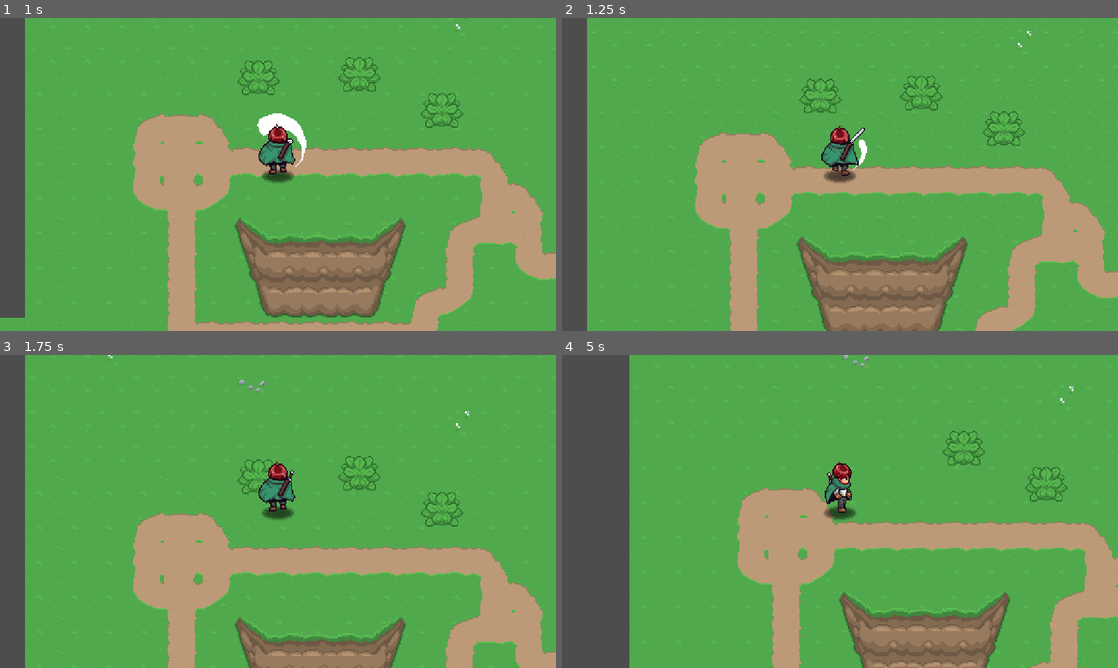
Above: before the commit, frames 1-4 (two rows, left to right).
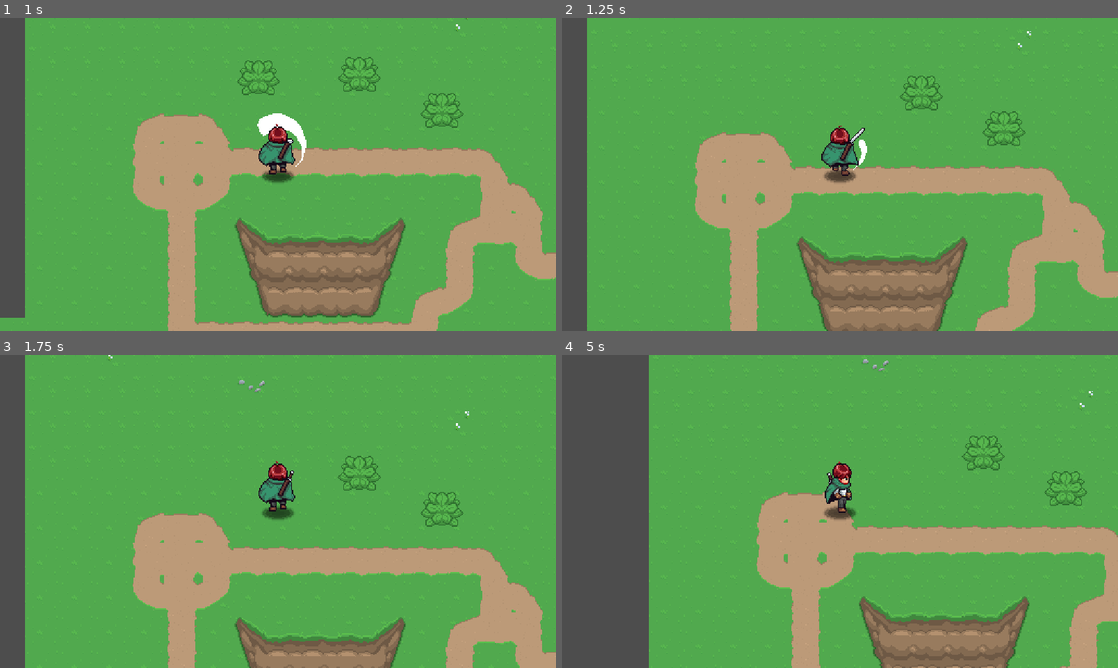
Above: after the commit, the same moments.

Repository: admiralbolt/godot-practice
Game: Godot game, scene res://playground.tscn
The game is run twice, just before and just after one commit, with the same random seed, the same clock (stepped at 60 frames per second) and the same inputs. This scene is started directly instead of the project's main scene.
Inputs:
- Up to frame 1 (1 s): hold W (up) from 0.53 s (still down); hold J (attack) from 0.53 s (still down)
- Up to frame 2 (1.25 s): keep holding W (up); keep holding J (attack)
- Up to frame 3 (1.75 s): keep holding W (up); release J (attack) at 1.28 s; tap J (attack) at 1.35 s
- Up to frame 4 (5 s): release W (up) at 2.03 s; hold J (attack) 2.03-2.78 s; hold A (left) 2.03-3.53 s; tap J (attack) at 2.85, 4.35 s; hold S (down) 3.53-4.28 s; hold J (attack) 3.53-4.28 s; hold D (right) from 4.28 s (still down)

Frame 1 is identical in both runs. In frame 2, 0.1% of the frame differs, in the area x 42-51%, y 19-31%; in frame 3, less than 0.1%; in frame 4, 15%, in the area x 12-100%, y 0-100%.

Commit message:
Animated hitbox!

Diff:
--- a/michael-aarpg/player.gd
+++ b/michael-aarpg/player.gd
@@ -8,7 +8,7 @@
 @onready var attack_effect: Sprite2D = %AttackEffectSprite
 @onready var animation_tree: AnimationTree = $AnimationTree
 @onready var interactions: Node2D = $Interactions
-@onready var hurt_box: HurtBox = $Interactions/HurtBox
+@onready var hurt_box: HurtBox = %AttackHurtBox
 
 func _ready() -> void:
   animation_tree.active = true
@@ -43,19 +43,15 @@
   animation_tree.set("parameters/attack/attack_effect/blend_position", direction)
   sprite.scale.x = -1 if direction.x < 0 else 1
   attack_effect.scale.x = -1 if direction.x < 0 else 1
+  interactions.scale.x = -1 if direction.x < 0 else 1
 
 # All of this below is a hack because of the AnimationTree.
 # It seems like using the animation tree to track state was actually a bad
 # call, but here we are.
 func enter(started: StringName) -> void:
   if started == "attack_up" or started == "attack_down":
-    await get_tree().create_timer(0.075).timeout
-    print(facing.angle() * 180 / PI)
-    interactions.rotation_degrees = (facing.angle() * 180 / PI) - 90
-    print(interactions.rotation_degrees)
     hurt_box.monitoring = true
 
 func exit(finished: StringName) -> void:
   if finished == "attack_up" or finished == "attack_down":
-    await get_tree().create_timer(0.075).timeout
     hurt_box.monitoring = false
--- a/michael-aarpg/player.tscn
+++ b/michael-aarpg/player.tscn
@@ -71,6 +71,18 @@
 "transitions": PackedFloat32Array(1),
 "update": 0,
 "values": [Vector2(0, 0)]
+}
+tracks/5/type = "value"
+tracks/5/imported = false
+tracks/5/enabled = true
+tracks/5/path = NodePath("Interactions/AttackHurtBox:position")
+tracks/5/interp = 1
+tracks/5/loop_wrap = true
+tracks/5/keys = {
+"times": PackedFloat32Array(0),
+"transitions": PackedFloat32Array(1),
+"update": 0,
+"values": [Vector2(0, 16)]
 }
 
 [sub_resource type="Animation" id="Animation_b26j0"]
@@ -103,6 +115,18 @@
 "times": PackedFloat32Array(0)
 }
 tracks/1/use_blend = true
+tracks/2/type = "value"
+tracks/2/imported = false
+tracks/2/enabled = true
+tracks/2/path = NodePath("Interactions/AttackHurtBox:position")
+tracks/2/interp = 1
+tracks/2/loop_wrap = true
+tracks/2/keys = {
+"times": PackedFloat32Array(0, 0.1, 0.2),
+"transitions": PackedFloat32Array(1, 1, 1),
+"update": 0,
+"values": [Vector2(30, -28), Vector2(24, -6), Vector2(-8, 14)]
+}
 
 [sub_resource type="Animation" id="Animation_ivps1"]
 resource_name = "attack_effect_down"
@@ -290,6 +314,18 @@
 "times": PackedFloat32Array(0)
 }
 tracks/1/use_blend = true
+tracks/2/type = "value"
+tracks/2/imported = false
+tracks/2/enabled = true
+tracks/2/path = NodePath("Interactions/AttackHurtBox:position")
+tracks/2/interp = 1
+tracks/2/loop_wrap = true
+tracks/2/keys = {
+"times": PackedFloat32Array(0, 0.1, 0.2),
+"transitions": PackedFloat32Array(1, 1, 1),
+"update": 0,
+"values": [Vector2(16, -48), Vector2(30, -30), Vector2(32, -16)]
+}
 
 [sub_resource type="Animation" id="Animation_nvl01"]
 resource_name = "attack_up"
@@ -321,6 +357,18 @@
 "times": PackedFloat32Array(0)
 }
 tracks/1/use_blend = true
+tracks/2/type = "value"
+tracks/2/imported = false
+tracks/2/enabled = true
+tracks/2/path = NodePath("Interactions/AttackHurtBox:position")
+tracks/2/interp = 1
+tracks/2/loop_wrap = true
+tracks/2/keys = {
+"times": PackedFloat32Array(0, 0.2),
+"transitions": PackedFloat32Array(1, 1),
+"update": 0,
+"values": [Vector2(30, -48), Vector2(-4, -54)]
+}
 
 [sub_resource type="Animation" id="Animation_i3pqv"]
 resource_name = "idle_down"
@@ -594,7 +642,7 @@
 graph_offset = Vector2(87.07496, 21.997555)
 
 [sub_resource type="CircleShape2D" id="CircleShape2D_1jxqw"]
-radius = 17.0
+radius = 12.0415945
 
 [node name="Player" type="CharacterBody2D" unique_id=1655857196]
 collision_mask = 17
@@ -634,6 +682,7 @@
 autoplay = &"no_attack_effect"
 
 [node name="AnimationTree" type="AnimationTree" parent="." unique_id=148279211]
+active = false
 tree_root = SubResource("AnimationNodeStateMachine_nvl01")
 advance_expression_base_node = NodePath("..")
 anim_player = NodePath("../AnimationPlayer")
@@ -655,11 +704,12 @@
 
 [node name="Interactions" type="Node2D" parent="." unique_id=983354847]
 
-[node name="HurtBox" parent="Interactions" unique_id=540563036 instance=ExtResource("6_2hs0m")]
+[node name="AttackHurtBox" parent="Interactions" unique_id=540563036 instance=ExtResource("6_2hs0m")]
+unique_name_in_owner = true
 position = Vector2(0, 16)
 collision_mask = 256
 monitoring = false
 
-[node name="CollisionShape2D" type="CollisionShape2D" parent="Interactions/HurtBox" unique_id=792779361]
+[node name="CollisionShape2D" type="CollisionShape2D" parent="Interactions/AttackHurtBox" unique_id=792779361]
 shape = SubResource("CircleShape2D_1jxqw")
 debug_color = Color(0.967935, 0.16030386, 0.21823102, 0.41960785)
